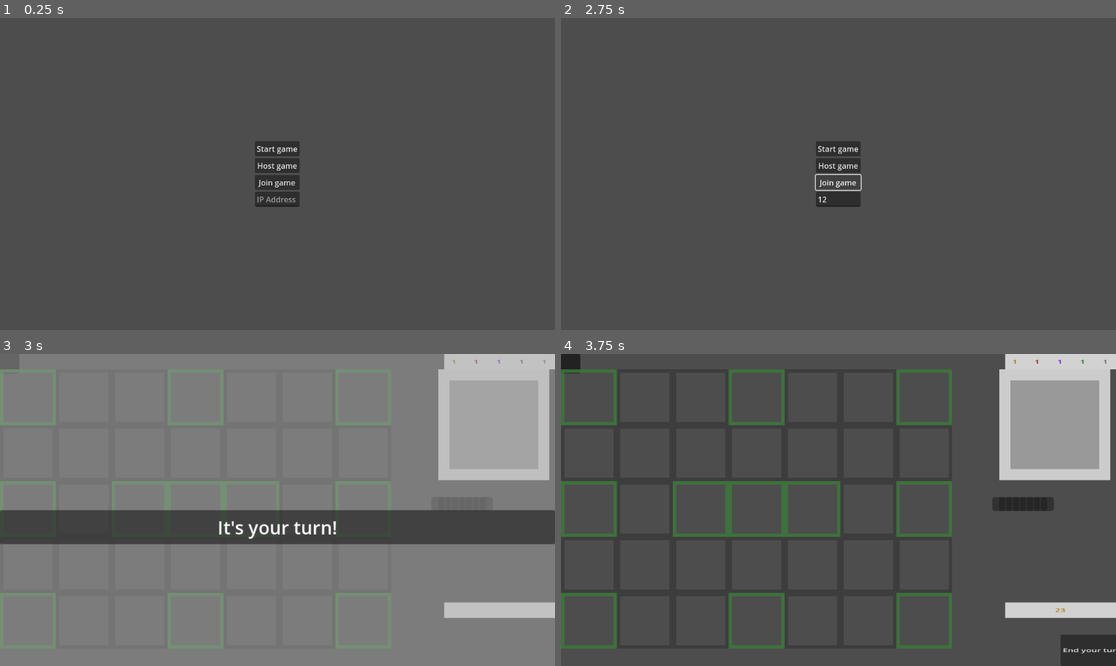
Above: before the commit, frames 1-4 (two rows, left to right).
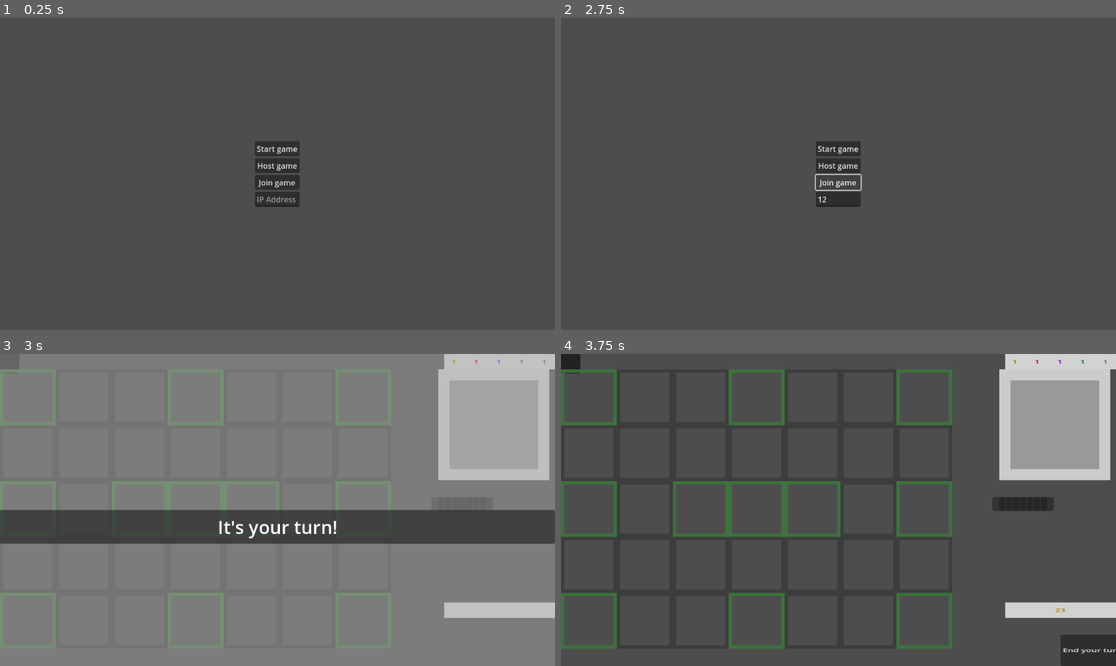
Above: after the commit, the same moments.

Repository: EVKoene/fiber
Game: Godot game, scene res://MainMenu.tscn
Same seed, same stepped clock (60 frames per second), same inputs: the game is played once before the commit and once after it.
Inputs (mouse positions are in pixels of both pictures, inside the frame that each line leads up to):
- Up to frame 1 (0.25 s): no input
- Up to frame 2 (2.75 s): click (838, 198) at 0.52 s; type "12" at 0.6 s; click "Host game" at 1.25 s; click "Join game" at 2 s
- Up to frame 3 (3 s): click "Start game" at 2.75 s
- Up to frame 4 (3.75 s): tap Enter (ui_accept) at 3.5 s; drag from (921, 397) to (894, 441) at 3.52 s

Frames 1-2 are identical in both runs. In frame 3, 0.5% of the frame differs, in the area x 0-100%, y 53-62%; in frame 4, nothing differs.
Error before the commit: Attempt to call function 'compress' in base 'null instance' on a null instance. (res://MainMenu.gd:96)
Error after the commit: Attempt to call function 'compress' in base 'null instance' on a null instance. (res://MainMenu.gd:111)

Commit message:
Add wizard scout

Diff:
--- a/MainMenu.gd
+++ b/MainMenu.gd
@@ -3,6 +3,7 @@
 @export var address := "127.0.0.1"
 @export var port = 8910
 var peer
+var testing := true
 
 func _ready():
 	multiplayer.peer_connected.connect(peer_connected)
@@ -29,9 +30,15 @@
 
 func connected_to_server() -> void:
 	print("Connected to server!")
+	var deck: Dictionary
+	if testing:
+		deck = DeckCollection.player_testing_deck
+	else:
+		deck = DeckCollection.animal_deck
+
 	# This will only work as long as we have max 2 players
 	_add_player_to_gamemanager.rpc_id(
-		1, 2, multiplayer.get_unique_id(), "Player2", DeckCollection.animal_deck
+		1, 2, multiplayer.get_unique_id(), "Player2", deck
 	)
 	GameManager.player_id = multiplayer.get_unique_id()
 
@@ -80,8 +87,14 @@
 
 	multiplayer.set_multiplayer_peer(peer)
 	print("Waiting for players")
+	var deck: Dictionary
+	if testing:
+		deck = DeckCollection.player_testing_deck
+	else:
+		deck = DeckCollection.animal_deck
+
 	_add_player_to_gamemanager(
-		1, multiplayer.get_unique_id(), "Player1", DeckCollection.animal_deck
+		1, multiplayer.get_unique_id(), "Player1", deck
 	)
 	GameManager.player_id = multiplayer.get_unique_id()
 	GameManager.is_player_1 = true
@@ -89,9 +102,10 @@
 
 func _on_join_pressed():
 	peer = ENetMultiplayerPeer.new()
-	# Uncomment line to use line edit as ip address to connect to
-	peer.create_client($CenterContainer/VBoxContainer/IPAddress.text, port)
-	# Uncomment line when running two instances on the same machine
-	#peer.create_client(address, port)
+	if testing:
+		peer.create_client(address, port)
+	else:
+		peer.create_client($CenterContainer/VBoxContainer/IPAddress.text, port)
+
+	multiplayer.set_multiplayer_peer(peer)
 	peer.get_host().compress(ENetConnection.COMPRESS_RANGE_CODER)
-	multiplayer.set_multiplayer_peer(peer)
--- a/card/CardActionMenu.gd
+++ b/card/CardActionMenu.gd
@@ -5,11 +5,10 @@
 var action_button_scene := preload("res://card/CardActionMenuButton.tscn")
 var cip_index: int
 var card_owner_id: int
-var column: int
-var row: int
-
+var card: CardInPlay
 
 func _ready():
+	card = GameManager.cards_in_play[card_owner_id][cip_index]
 	_set_card_action_menu_buttons()
 
 
@@ -30,8 +29,8 @@
 		n_buttons += 1
 	if (
 		Collections.play_space_attributes.RESOURCE_SPACE
-		in GameManager.ps_column_row[column][row].attributes
-		and !GameManager.cards_in_play[card_owner_id][cip_index].fabrication
+		in GameManager.ps_column_row[card.column][card.row].attributes
+		and !card.fabrication
 	):
 		var action_button := action_button_scene.instantiate()
 		action_button.conquer_space = true
--- a/card/CardActionMenuButton.gd
+++ b/card/CardActionMenuButton.gd
@@ -31,6 +31,6 @@
 		card.abilities[func_index]["AbilityCosts"]
 	):
 		card.use_ability(func_index)
-		TargetSelection.end_selecting()
+		TargetSelection.clear_card_action_menu()
 	else:
 		TargetSelection.end_selecting()
--- a/card/CardDatabase.gd
+++ b/card/CardDatabase.gd
@@ -35,7 +35,7 @@
 		},
 		"MaxAttack": 3, # 3
 		"MinAttack": 0, # 0
-		"Health": 1, # 1
+		"Health": 2, # 2
 		"Movement": 1, # 1
 		"Lord": false,
 		"Purposes": [],
@@ -73,7 +73,7 @@
 		"MaxAttack": 3,
 		"MinAttack": 1,
 		"Health": 3,
-		"Movement": 2,
+		"Movement": 1,
 		"Lord": false,
 		"Text": "",
 		"Purposes": [Collections.purposes.BATTLE, Collections.purposes.DEFEND_RESOURCE],
@@ -133,7 +133,7 @@
 		},
 		"MaxAttack": 3,
 		"MinAttack": 1,
-		"Health": 2,
+		"Health": 3,
 		"Movement": 1,
 		"Lord": false,
 		"Text": "Add 2 max attack and 1 movement to the units in adjacent spaces",
@@ -170,7 +170,7 @@
 		},
 		"MaxAttack": 4,
 		"MinAttack": 2,
-		"Health": 3,
+		"Health": 5,
 		"Movement": 10, # 10
 		"Lord": false,
 		"Text": "Can only move in a straight line without stopping. If this unit moves 2 or more before attacking, will deal 1 damage to defending unit and 1 damage to itself",
@@ -226,7 +226,7 @@
 		},
 		"MaxAttack": 3,
 		"MinAttack": 1,
-		"Health": 4,
+		"Health": 5,
 		"Movement": 1,
 		"Lord": true,
 		"Text": "Exhaust: Create a 2m 1/1 <N> Insect fabrication with frenzy, and 'this unit
@@ -241,12 +241,13 @@
 		"CardType": Collections.card_types.UNIT,
 		"Costs": {
 			Collections.factions.ANIMAL: 0,
-			Collections.factions.MAGIC: 1,
-			Collections.factions.NATURE: 0,
-			Collections.factions.ROBOT: 0,
-		},
-		"Attack": 1,
-		"Health": 2,
+			Collections.factions.MAGIC: 1, # 1
+			Collections.factions.NATURE: 0,
+			Collections.factions.ROBOT: 0,
+		},
+		"MaxAttack": 2,
+		"MinAttack": 1,
+		"Health": 1,
 		"Movement": 2,
 		"Lord": false,
 		"Text": "Exhaust: Swap with one of your own units",
@@ -1170,8 +1171,8 @@
 #
 		#### Magic ###
 #
-		#cards.WIZARD_SCOUT:
-			#card = WizardScout
+		cards.WIZARD_SCOUT:
+			card = WizardScout
 		#cards.SWITCHEROO:
 			#card = Switcheroo
 		#cards.EPHEMERAL_ASSASSIN:
--- a/card/CardInPlay.gd
+++ b/card/CardInPlay.gd
@@ -80,6 +80,16 @@
 	TargetSelection.selected_card = self
 	TargetSelection.making_selection = true
 	highlight_card(show_select)
+
+
+func swap_with_card(swap_card_owner_id: int, swap_cip_index: int) -> void:
+	var swap_card: CardInPlay = GameManager.cards_in_play[swap_card_owner_id][swap_cip_index]
+	GameManager.call_triggered_funcs(Collections.triggers.CARD_MOVING_AWAY, self)
+	for p_id in GameManager.players:
+		MultiPlayerManager.swap_cards.rpc_id(
+			p_id, card_owner_id, card_in_play_index, swap_card_owner_id, swap_cip_index
+		)
+	GameManager.call_triggered_funcs(Collections.triggers.CARD_MOVED, self)
 
 
 func move_to_play_space(new_column: int, new_row: int) -> void:
@@ -166,7 +176,7 @@
 
 func highlight_card(show_highlight: bool):
 	if show_highlight:
-		for p_id in [GameManager.p1_id, GameManager.p2_id]:
+		for p_id in GameManager.players:
 			MultiPlayerManager.highlight_card.rpc_id(p_id, card_owner_id, card_in_play_index)
 	else:
 		get_theme_stylebox("panel").border_color = Styling.gold_color
--- a/card/TargetSelection.gd
+++ b/card/TargetSelection.gd
@@ -1,6 +1,7 @@
 extends Node
 
 signal target_selection_finished
+signal space_selection_finished
 
 
 enum target_restrictions {ANY_SPACE, OWN_UNITS, OPPONENT_UNITS, ANY_UNITS}
@@ -68,6 +69,7 @@
 	clear_arrows()
 	clear_selections()
 	clear_card_action_menu()
+	Events.hide_finish_button.emit()
 
 
 func clear_selections() -> void:
@@ -75,8 +77,7 @@
 	selected_card = null
 	selected_targets = []
 	for p in GameManager.players:
-		for c in GameManager.cards_in_play[p]:
-			c.set_border_to_faction()
+		MultiPlayerManager.set_all_borders_to_faction.rpc_id(p)
 
 
 func clear_paths() -> void:
--- a/card/TriggeredCardFuncs.gd
+++ b/card/TriggeredCardFuncs.gd
@@ -2,7 +2,7 @@
 
 
 func frenzy(
-	card: CardInPlay, trigger: int, triggering_card: CardInPlay, _func_arguments: Dictionary
+	card: CardInPlay, trigger: int, _triggering_card: CardInPlay, _func_arguments: Dictionary
 ) -> void:
 	if (
 		trigger == Collections.triggers.TURN_STARTED
--- a/library/animal/card_scripts/SkonInsectFather.gd
+++ b/library/animal/card_scripts/SkonInsectFather.gd
@@ -33,7 +33,7 @@
 		var insect_img_path = "res://library/animal/images/Insect.png"
 		if !ps.card_in_this_play_space:
 			for p_id in GameManager.players:
-				await MultiPlayerManager.create_fabrication.rpc_id(
+				MultiPlayerManager.create_fabrication.rpc_id(
 					p_id, card_owner_id, ps.column, ps.row, "Insect", 1, 1, 1, 1,
 					insect_triggered_funcs, insect_img_path, [Collections.factions.ANIMAL], {
 						Collections.factions.ANIMAL: 1,
@@ -49,7 +49,7 @@
 
 
 func resolve_ability_for_ai() -> void:
-	await create_insects()
+	create_insects()
 
 
 func should_use_ability_ai() -> bool:
--- /dev/null
+++ b/library/magic/card_scripts/WizardScout.gd
@@ -0,0 +1,35 @@
+extends CardInPlay
+
+
+class_name WizardScout
+
+
+func _init():
+	abilities = [
+		{
+			"FuncName": "swap",
+			"FuncText": "Swap",
+			"AbilityCosts": Costs.new(0, 0, 0, 0),
+		},
+	]
+
+
+func swap() -> bool:
+	select_card(true)
+	Events.show_instructions.emit("Choose a card to swap with")
+	Events.show_finish_button.emit()
+	TargetSelection.select_targets(
+		1, TargetSelection.target_restrictions.OWN_UNITS, self, false, -1, true
+	)
+	await TargetSelection.target_selection_finished
+	if len(TargetSelection.selected_targets) == 1:
+		swap_with_card(
+			TargetSelection.selected_targets[0].card_owner_id,
+			TargetSelection.selected_targets[0].card_in_play_index
+		)
+		exhaust()
+		TargetSelection.end_selecting()
+		return true
+	else:
+		TargetSelection.end_selecting()
+		return false
--- a/manager/Events.gd
+++ b/manager/Events.gd
@@ -1,6 +1,6 @@
 extends Node
 
-
+signal show_finish_button
 signal hide_finish_button
 signal show_instructions(instruction_text: String)
 signal hide_instructions
--- a/manager/GameManager.gd
+++ b/manager/GameManager.gd
@@ -1,5 +1,6 @@
 extends Node
 
+var version := "0.0.1"
 var p1_id: int
 var p2_id: int
 var players := {}
--- a/manager/MultiPlayerManager.gd
+++ b/manager/MultiPlayerManager.gd
@@ -163,28 +163,28 @@
 @rpc("any_peer", "call_local")
 func set_progress_bars() -> void:
 	for p_id in [GameManager.p1_id, GameManager.p2_id]:
-		var occupied_resource_spaces := 0
+		var conquered_resource_spaces := 0
 		for s in GameManager.resource_spaces:
-			if !s.card_in_this_play_space:
+			if !s.conquered_by:
 				continue
 			if s.card_in_this_play_space.card_owner_id == p_id:
-				occupied_resource_spaces += 1
+				conquered_resource_spaces += 1
 
 		if (
-			occupied_resource_spaces > MapSettings.n_progress_bars
+			conquered_resource_spaces > MapSettings.n_progress_bars
 			and GameManager.player_id == p_id
 		):
 			GameManager.battle_map.show_text("You win!")
 			get_tree().quit()
 		elif (
-			occupied_resource_spaces > MapSettings.n_progress_bars
+			conquered_resource_spaces > MapSettings.n_progress_bars
 			and GameManager.player_id != p_id
 		):
 			GameManager.battle_map.show_text("You lose!")
 			get_tree().quit()
 
 		for b in range(len(GameManager.progress_bars[p_id])):
-			if occupied_resource_spaces > b:
+			if conquered_resource_spaces > b:
 				GameManager.progress_bars[p_id][b].value = 100
 			else:
 				GameManager.progress_bars[p_id][b].value = 0
@@ -214,6 +214,32 @@
 	card.current_play_space.card_in_this_play_space = card
 	card.set_position_to_play_space()
 	card.update_stats()
+
+
+@rpc("any_peer", "call_local")
+func swap_cards(
+	card_owner_id_1: int, cip_index_1: int, card_owner_id_2: int, cip_index_2: int
+) -> void:
+	var card_1: CardInPlay = GameManager.cards_in_play[card_owner_id_1][cip_index_1]
+	var card_2: CardInPlay = GameManager.cards_in_play[card_owner_id_2][cip_index_2]
+	var new_column_1 := card_2.column
+	var new_column_2 := card_1.column
+	var new_row_1 := card_2.row
+	var new_row_2 := card_1.row
+
+	card_1.current_play_space.card_in_this_play_space = null
+	card_1.column = new_column_1
+	card_1.row = new_row_1
+	card_1.current_play_space.card_in_this_play_space = card_1
+	card_1.set_position_to_play_space()
+	card_1.update_stats()
+
+	card_2.current_play_space.card_in_this_play_space = null
+	card_2.column = new_column_2
+	card_2.row = new_row_2
+	card_2.current_play_space.card_in_this_play_space = card_2
+	card_2.set_position_to_play_space()
+	card_2.update_stats()
 
 
 @rpc("any_peer", "call_local")
@@ -253,6 +279,13 @@
 
 
 @rpc("any_peer", "call_local")
+func set_all_borders_to_faction() -> void:
+	for p_id in GameManager.players:
+		for c in GameManager.cards_in_play[p_id]:
+			c.set_border_to_faction()
+
+
+@rpc("any_peer", "call_local")
 func set_border_to_faction(card_owner_id: int, cip_index: int):
 	var card: CardInPlay = GameManager.cards_in_play[card_owner_id][cip_index]
 	card.set_border_to_faction()
--- a/manager/TurnManager.gd
+++ b/manager/TurnManager.gd
@@ -9,7 +9,7 @@
 
 enum turn_stages { CARD_PLAYS, END_TURN, START_TURN }
 
-@export var turn_count := 0
+var turn_count := 0
 @export var turn_owner_id: int
 @export var turn_stage: int
 # Turn actions should be disabled whenever we don't want te player to be able to make a move,
@@ -33,11 +33,11 @@
 @rpc("any_peer", "call_local")
 func start_turn(player_id: int) -> void:
 	assert(GameManager.is_server, "Start turn func should only be called by server")
+	turn_count += 1
 	turn_stage = turn_stages.START_TURN
 	turn_owner_id = player_id
-	turn_count += 1
+	GameManager.resources[player_id].refresh.rpc_id(player_id, turn_count)
 	for p_id in [GameManager.p1_id, GameManager.p2_id]:
-		refresh_resources.rpc_id(p_id, player_id)
 		# NOTE that we update modifiers before calling triggered funcs. This choice has been
 		# made early in development and can be changed if it opens potential interesting
 		# interactions
@@ -61,12 +61,6 @@
 		for c in GameManager.cards_in_play[p]:
 			c.battle_stats.update_modifiers()
 			c.update_stats()
-
-
-@rpc("call_local")
-func refresh_resources(player_id: int) -> void:
-	GameManager.resources[player_id].refresh()
-	GameManager.resources[player_id].add_resources_from_spaces()
 
 
 @rpc("any_peer", "call_local")
--- a/manager/TurnManager.tscn
+++ b/manager/TurnManager.tscn
@@ -3,18 +3,15 @@
 [ext_resource type="Script" path="res://manager/TurnManager.gd" id="1_rv2oc"]
 
 [sub_resource type="SceneReplicationConfig" id="SceneReplicationConfig_wadpw"]
-properties/0/path = NodePath(".:turn_count")
+properties/0/path = NodePath(".:turn_owner_id")
 properties/0/spawn = true
 properties/0/replication_mode = 1
-properties/1/path = NodePath(".:turn_owner_id")
+properties/1/path = NodePath(".:turn_stage")
 properties/1/spawn = true
 properties/1/replication_mode = 1
-properties/2/path = NodePath(".:turn_stage")
+properties/2/path = NodePath(".:turn_actions_enabled")
 properties/2/spawn = true
 properties/2/replication_mode = 1
-properties/3/path = NodePath(".:turn_actions_enabled")
-properties/3/spawn = true
-properties/3/replication_mode = 1
 
 [node name="TurnManager" type="Node"]
 script = ExtResource("1_rv2oc")
--- a/map/BattleMap.gd
+++ b/map/BattleMap.gd
@@ -19,6 +19,7 @@
 	_create_battle_map()
 	_set_zoom_preview_position_and_size()
 	_set_end_turn_button()
+	_set_finish_button()
 	_set_resource_bars_position_and_size()
 	_set_text_containers()
 	_set_cards_in_play_and_hand_dicts()
@@ -32,6 +33,11 @@
 		_add_decks()
 		_start_first_turn()
 
+	Events.show_finish_button.connect(_show_finish_button)
+	Events.hide_finish_button.connect(_hide_finish_button)
+	Events.show_instructions.connect(_show_instructions)
+	Events.hide_instructions.connect(_hide_instructions)
+
 
 func show_text(text_to_show: String) -> void:
 	$TextBox/Panel/Label.text = text_to_show
@@ -39,7 +45,8 @@
 
 
 func _start_first_turn() -> void:
-	var first_player_id = [GameManager.p1_id, GameManager.p2_id].pick_random()
+	var first_player_id = GameManager.p1_id
+	#var first_player_id = [GameManager.p1_id, GameManager.p2_id].pick_random()
 	GameManager.turn_manager.hide_end_turn_button.rpc_id(
 		GameManager.opposing_player_id(first_player_id)
 	)
@@ -183,6 +190,23 @@
 	MapSettings.end_turn_button_size = $EndTurnButton.size
 	$EndTurnButton.text = "End your turn!"
 	end_turn_button = $EndTurnButton
+
+
+func _hide_finish_button() -> void:
+	$FinishButton.hide()
+
+
+func _show_finish_button() -> void:
+	$FinishButton.show()
+
+
+func _set_finish_button() -> void:
+	var button = $FinishButton
+	button.text = "Finish"
+	button.custom_minimum_size.y = MapSettings.play_space_size.y / 2
+	button.custom_minimum_size.x = MapSettings.play_space_size.x
+	button.position.x = MapSettings.total_screen.x - MapSettings.play_space_size.x
+	button.position.y = MapSettings.total_screen.y * 0.8
 
 
 func _set_zoom_preview_position_and_size() -> void:
@@ -261,14 +285,27 @@
 					sb.bg_color = Color.hex(0xf3131edc)
 
 
+func _hide_instructions() -> void:
+	$InstructionContainer.hide()
+
+
+func _show_instructions(instruction_text: String) -> void:
+	$InstructionContainer/InstructionText.text = instruction_text
+	$InstructionContainer.show()
+
+
 func _set_text_containers() -> void:
-	$InstructionContainer.scale.x *= (MapSettings.play_space_size.x * 2) / $InstructionContainer.size.x
-	$InstructionContainer.scale.y *= (MapSettings.total_screen.y / 5) / $InstructionContainer.size.y
+	$InstructionContainer.size.x = (MapSettings.play_space_size.x * 2)
+	$InstructionContainer.size.y = (MapSettings.total_screen.y / 5)
 	$InstructionContainer.position.x = MapSettings.total_screen.x - MapSettings.play_space_size.x * 2
 	$InstructionContainer.position.y = MapSettings.total_screen.y * 0.6
+	$InstructionContainer/InstructionText.label_settings = LabelSettings.new()
+	$InstructionContainer/InstructionText.label_settings.font_size = round(
+		MapSettings.play_space_size.x
+	)/15
 	instruction_container = $InstructionContainer
 
-	$TextBox.scale *= MapSettings.total_screen / $TextBox.size
+	$TextBox.size = MapSettings.total_screen
 	text_box = $TextBox
 
 
@@ -281,6 +318,12 @@
 
 func _on_end_turn_button_pressed():
 	GameManager.turn_manager.end_turn.rpc_id(GameManager.p1_id, GameManager.player_id)
+
+
+func _on_finish_button_pressed():
+		Events.finish_button_pressed.emit()
+		TargetSelection.space_selection_finished.emit()
+		TargetSelection.target_selection_finished.emit()
 
 
 func _create_resources():
--- a/map/BattleMap.tscn
+++ b/map/BattleMap.tscn
@@ -66,6 +66,11 @@
 offset_right = 400.0
 offset_bottom = 258.0
 
+[node name="FinishButton" type="Button" parent="."]
+visible = false
+offset_right = 8.0
+offset_bottom = 8.0
+
 [node name="ResourceBarP1" type="Panel" parent="."]
 offset_right = 40.0
 offset_bottom = 40.0
@@ -90,3 +95,4 @@
 text = "Test"
 
 [connection signal="pressed" from="EndTurnButton" to="." method="_on_end_turn_button_pressed"]
+[connection signal="pressed" from="FinishButton" to="." method="_on_finish_button_pressed"]
--- a/player/DeckCollection.gd
+++ b/player/DeckCollection.gd
@@ -105,10 +105,9 @@
 
 var player_testing_deck: Dictionary = {
 	"Cards": {
-		cards.SKON_INSECT_FATHER: 10,
+		cards.GORILLA: 10,
 	},
 	"StartingCards": {
-		cards.GORILLA: 2,
-		cards.ATTACK_COMMAND: 1,
+		cards.WIZARD_SCOUT: 3,
 	}
 }
--- a/player/Resources.gd
+++ b/player/Resources.gd
@@ -63,12 +63,13 @@
 	_update_resources()
 
 
-func refresh() -> void:
+@rpc("call_local", "any_peer")
+func refresh(turn_count: int) -> void:
 	animal = 0
 	magic = 0
 	nature = 0
 	robot = 0
-	if GameManager.turn_manager.turn_count >= 2:
+	if turn_count >= 2:
 		gold = 2
 	else:
 		gold = 1
@@ -105,4 +106,4 @@
 	for p_id in [GameManager.p1_id, GameManager.p2_id]:
 		MultiPlayerManager.set_resources.rpc_id(
 			p_id, resources_owner_id, gold, animal, magic, nature, robot
-			)
+		)
